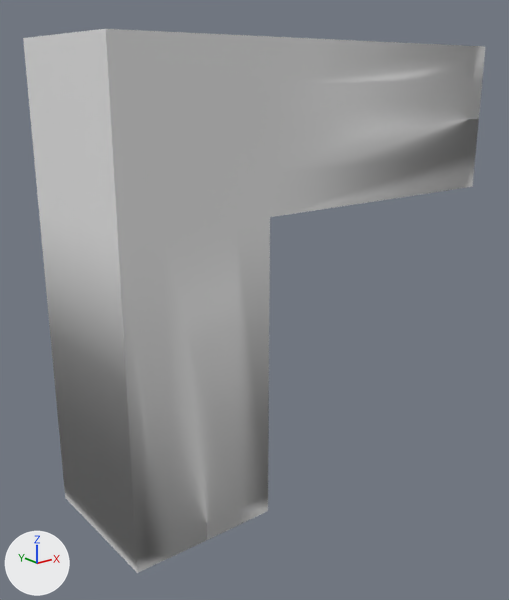
Renders of the FBX model SferoTestVR/Assets/Art/Models/Corridors/Corridor_3U_Left.fbx from each side of a commit.
Before and after are seen from a 50 mm camera at (-123.2, -25.3, 22.2) aimed at (-99.4, 4.4, 10.3). Arrows for +X, +Y and +Z are at lower left; the lights stay in place.

Names of what the first picture shows: 'Corridor 3U Left'.
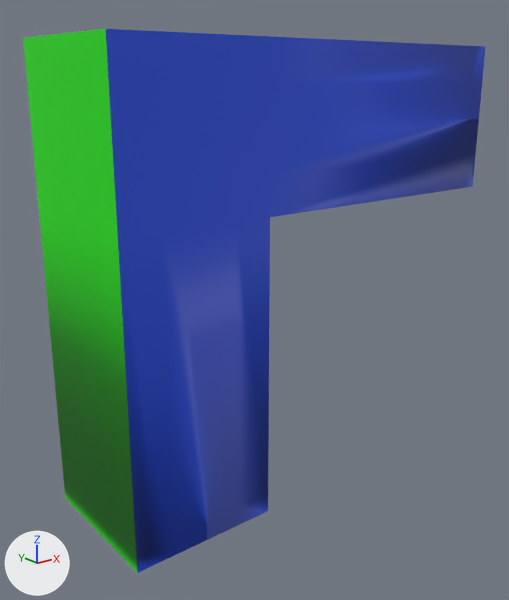
Boxes [x1, y1, x2, y2] around the edits, measured in the pictures (509 x 600 px):
part 1 of me_corridor_3u_left, recoloured (grey to blue): [106, 29, 485, 573] in both
part 2 of me_corridor_3u_left, recoloured (grey to green): [23, 29, 137, 572] in both

What the commit changed:
Material 'floor' (mat_floor) is new.
Its base color is (0.0226, 0.0857, 0.8) (blue #2953e7).
Material 'ceiling' (mat_ceiling) is new.
Its base color is (0.8, 0.0, 0.00472) (red #e7000f).
Material 'wall' (mat_wall) is new.
Its base color is (0.0123, 0.8, 0.0) (green #1de700).
me_corridor_3u_left has 64 vertices, 68 faces and spans x -4.0..20.0, y 0.0..8.0, z 0.0..24.0.
me_corridor_3u_left is used by ob_corridor_3u_left; location (-106.0, 0.0, 0.0).
me_corridor_3u_left part 1: all 21 faces centred in x -3.0..19.5, y 0.0, z 0.5..23.0 switch from no material to mat_floor (blue #2953e7).
me_corridor_3u_left part 2: all 26 faces centred in x -4.0..20.0, y 4.0, z 0.0..24.0 switch from no material to mat_wall (green #1de700).
me_corridor_3u_left now uses material mat_ceiling (red #e7000f).
